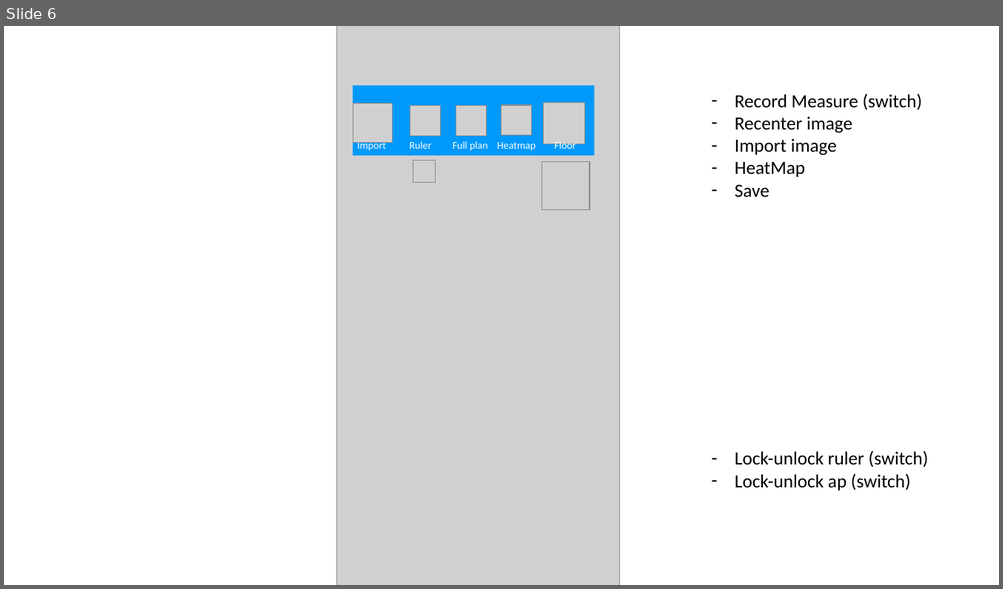
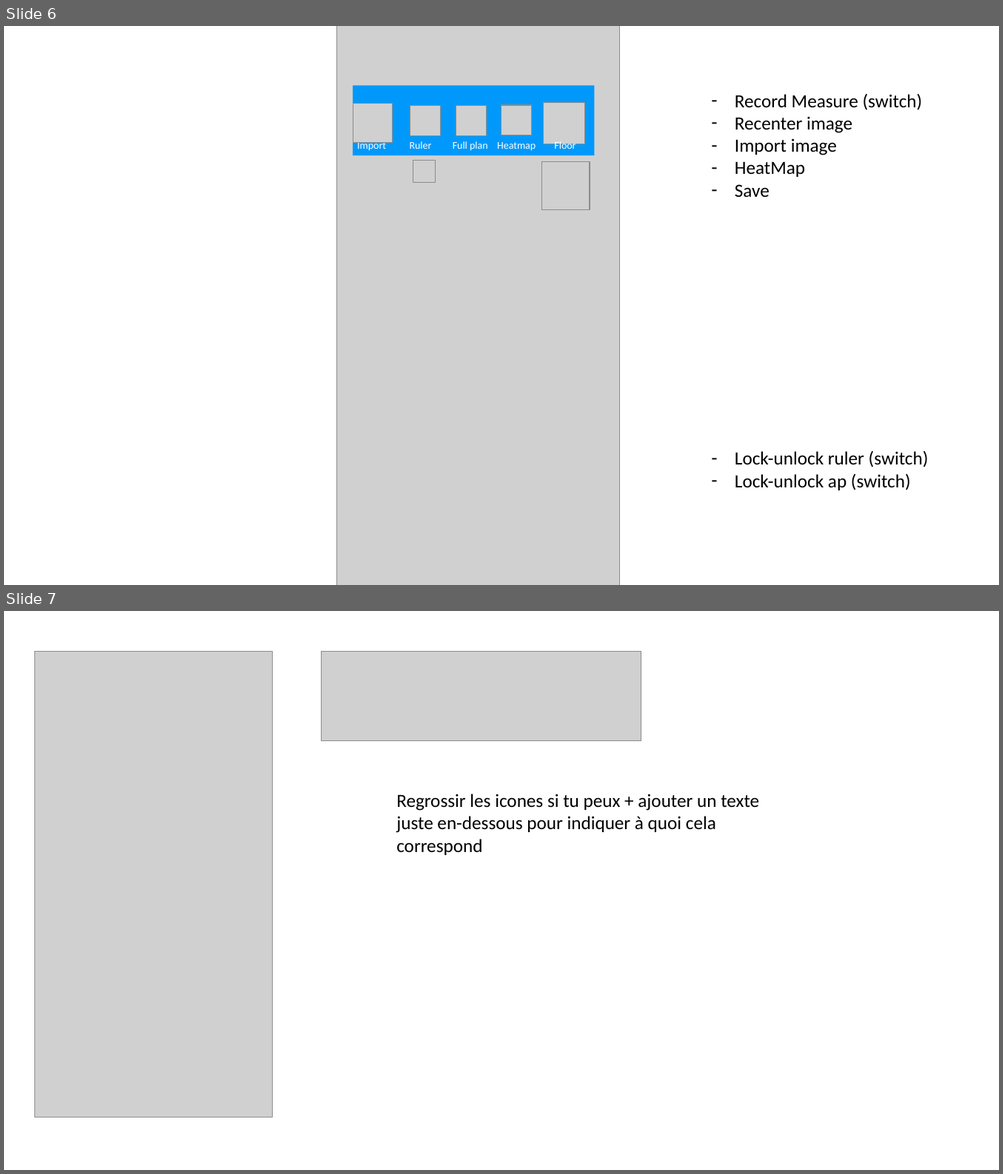
Before and after one commit to mboti/wanda_survey, a slide deck: doc/Algos.pptx. Shown one above the other, each under a label of ours: slide 6 before the commit, slides 6 and 7 after it. The pictures are 1003x589 and 1003x1174 pixels, drawn with LibreOffice and Linux fonts; fonts in the diff are those of the drawing; grey boxes stand for pictures. Boxes give left, top, right and bottom in pixels: in the first picture for what was removed or moved away, otherwise in the second. Text is boxed around its words. In the diff, an @@ line names an element or a change of style, - is before the commit and + after.

Commit message:
Mise à jour de la roadmap de travail pour Koudous

```diff
--- a/doc/Algos.pptx
+++ b/doc/Algos.pptx
@@ slide 7 added at <box>4,611,999,1170</box>, background #FFFFFF @@
@@ picture added at <box>35,651,273,1118</box> @@
@@ picture added at <box>321,651,641,741</box> @@
@@ text added at <box>396,794,759,855</box>, 18 pt, text #000000 @@
+Regrossir les icones si tu peux + ajouter un texte juste en-dessous pour indiquer à quoi cela correspond
```
Also in this commit, not shown: 3 other slides added, 1 other file.
